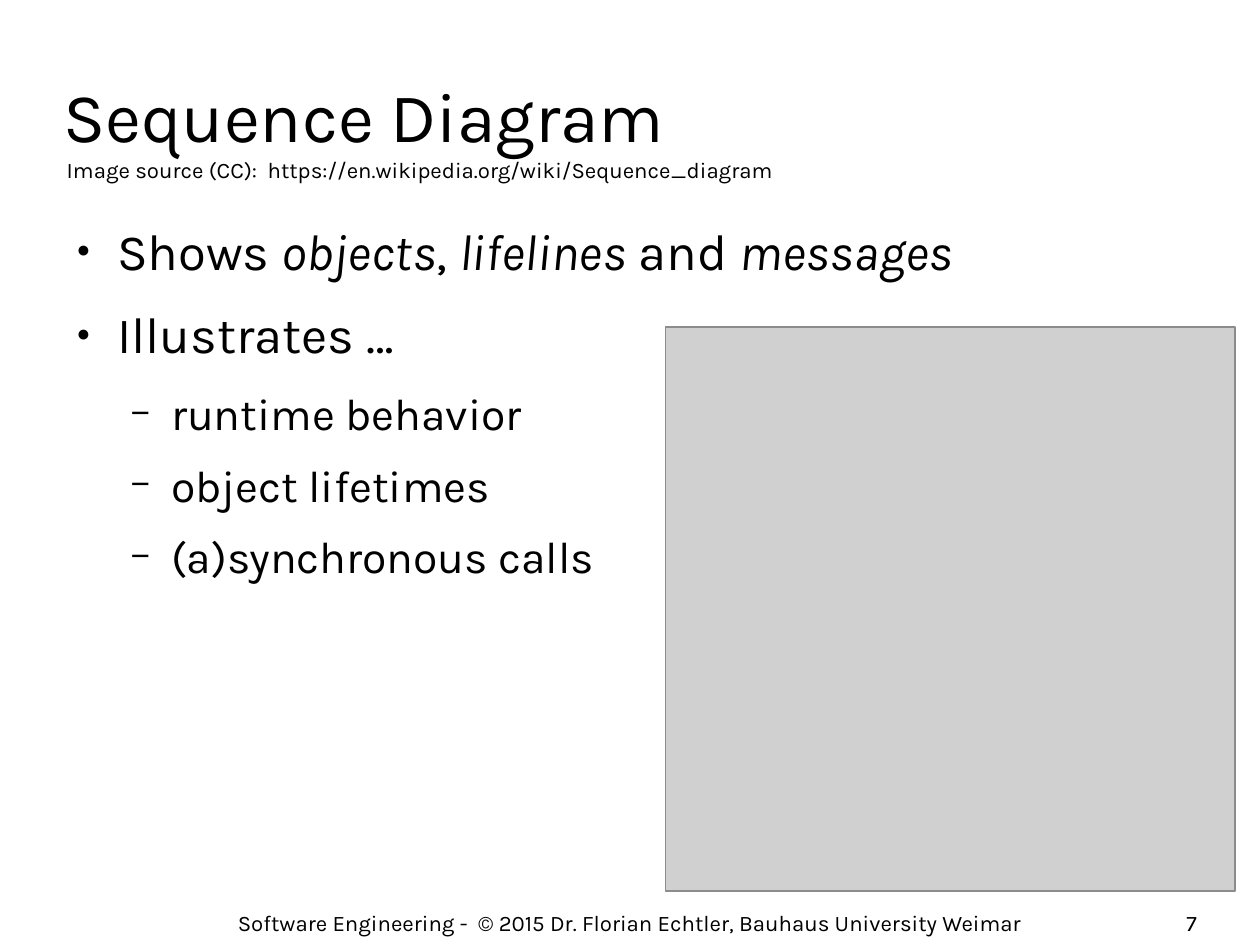
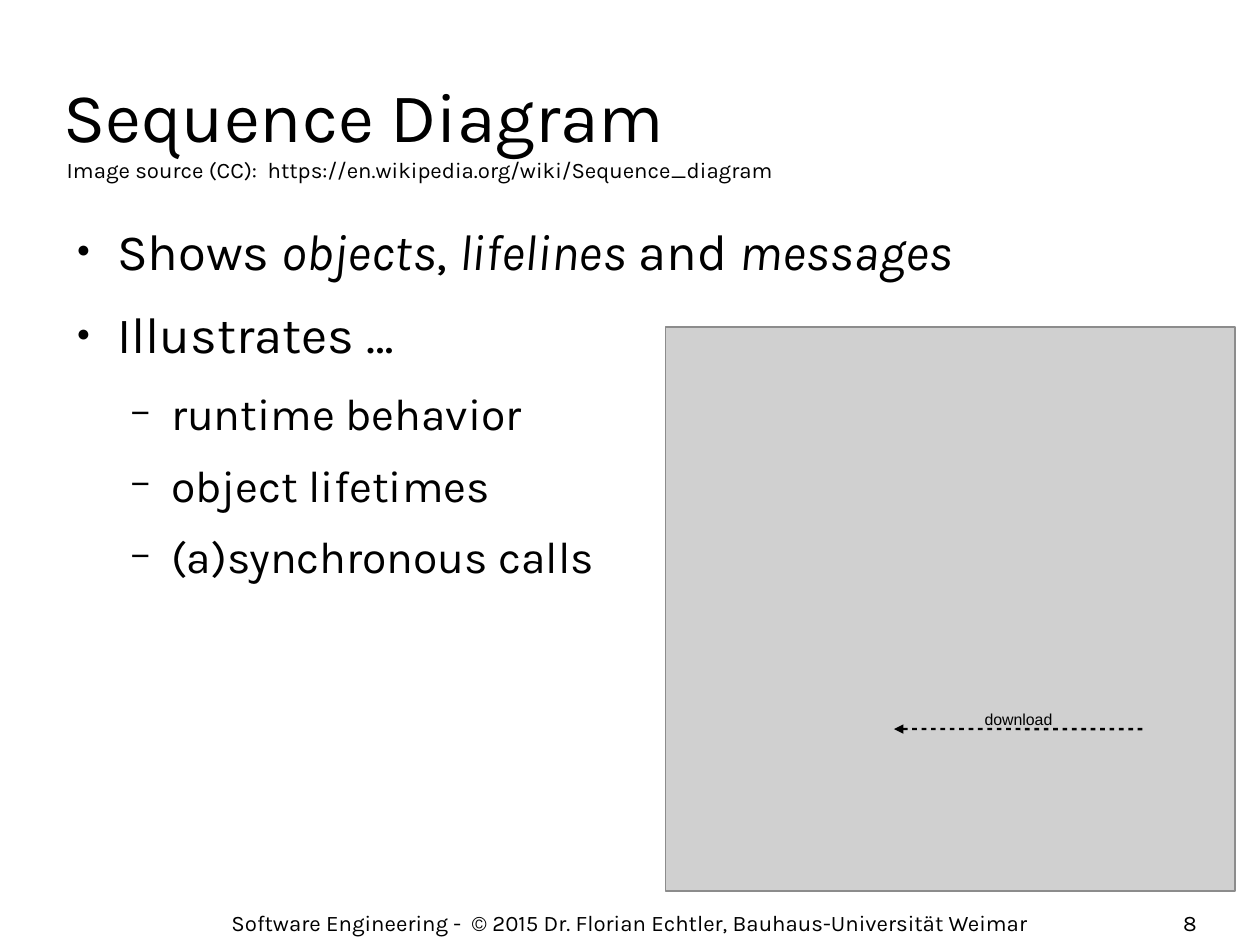
Before and after one commit to floe/software-engineering, a slide deck: slide 8 of 02-best-practices.odp (slide 7 before the commit). Drawn at 1260x945 pixels with LibreOffice and Linux fonts; fonts in the diff are those of the drawing; grey boxes stand for pictures; background and template pictures are left out. Boxes give left, top, right and bottom in pixels: in the first picture for what was removed or moved away, otherwise in the second. Text is boxed around its words. In the diff, an @@ line names an element or a change of style, - is before the commit and + after.

Commit message:
update lecture 2

```diff
--- a/02-best-practices.odp
+++ b/02-best-practices.odp
@@ line added at [894, 729, 1143, 729], outline #000000 1.5 pt, 10 pt, text #000000 @@
+download
@@ text at [231, 915, 1027, 937]: text changed @@
-Software Engineering - © 2015 Dr. Florian Echtler, Bauhaus University Weimar
+Software Engineering - © 2015 Dr. Florian Echtler, Bauhaus-Universität Weimar
@@ page number at [1183, 917, 1197, 932]: text changed @@
-7
+8
```
Also in this commit, not shown: 30 other slides changed, 2 slides added, 1 slide removed.
